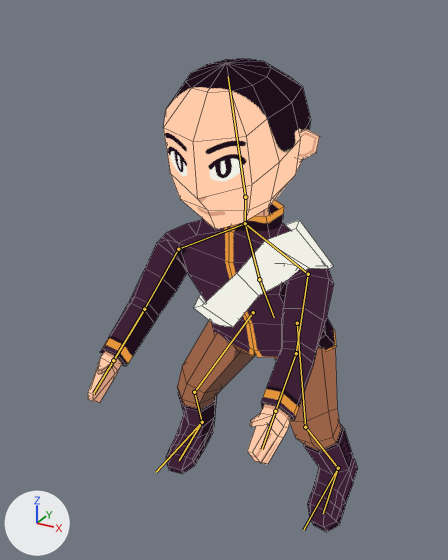
The Blender file art/player.blend as it was, and as the next commit left it.
The view is the same before and after, from a camera (50 mm lens) standing at (0.914, -1.762, 2.834) and looking at (-0.067, 0.023, 1.941). The lights are fixed; the arrows at lower left show +X, +Y and +Z. Both versions are drawn at frame 0 of the action 'ride'; the numbers are the values there. The bones that bend it are drawn over the model as lines. Mesh edges are drawn as thin lines.

The first picture shows 'player'.
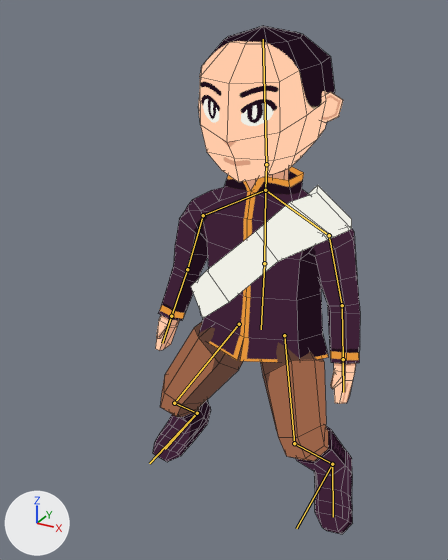
Pixel boxes [x1, y1, x2, y2] of what changed, in the pictures (448 x 560 px):
'player', posed (23% narrower, 7% taller): before [88, 58, 358, 532]; after [153, 26, 360, 534]
bone 'Bone', root to tip: before (245, 223) to (259, 279); after (265, 190) to (264, 263)
bone 'Bone.001', root to tip: before (259, 279) to (274, 317); after (264, 263) to (261, 329)
bone 'IK_lf', root to tip: before (338, 468) to (303, 530); after (332, 464) to (296, 528)
bone 'Bone.002', root to tip: before (245, 223) to (308, 274); after (265, 190) to (329, 235)
bone 'Bone.009', root to tip: before (308, 274) to (296, 353); after (329, 235) to (342, 305)
bone 'Bone.012', root to tip: before (245, 223) to (178, 249); after (265, 190) to (203, 215)
bone 'Bone.013', root to tip: before (178, 249) to (144, 309); after (203, 215) to (187, 269)
bone 'Bone.016', root to tip: before (245, 223) to (245, 197); after (265, 190) to (266, 164)
bone 'Bone.017', root to tip: before (245, 197) to (228, 76); after (266, 164) to (263, 39)
bone 'IK_rf', root to tip: before (202, 422) to (156, 472); after (197, 413) to (149, 463)

Patch to the scene script:
```diff
--- a/art/player.blend.py
+++ b/art/player.blend.py
@@ bone_bone @@
 bone_bone = bpy.data.objects['Armature'].pose.bones['Bone']
-bone_bone.location = (-0.2, -3.02, 0.0)
-bone_bone.rotation_quaternion = (0.974, 0.0, 0.0, 0.226)  # degrees (0, 0, 26)
+bone_bone.location = (-0.83, -3.33, 0.0)
+bone_bone.rotation_quaternion = (1.0, 0.0, 0.0, 0.013)  # degrees (0, 0, 1)
@@ bone_bone_001 @@
 bone_bone_001 = bpy.data.objects['Armature'].pose.bones['Bone.001']  # child of 'Bone'
-bone_bone_001.rotation_quaternion = (0.998, 0.0, 0.0, 0.065)  # degrees (0, 0, 7)
+bone_bone_001.rotation_quaternion = (0.999, 0.0, 0.0, -0.04)  # degrees (0, 0, -5)
@@ bone_ik_lf @@
 bone_ik_lf = bpy.data.objects['Armature'].pose.bones['IK_lf']
-bone_ik_lf.location = (0.76, -1.32, -3.92)
+bone_ik_lf.location = (0.76, -1.01, -4.24)
@@ bone_bone_002 @@
 bone_bone_002 = bpy.data.objects['Armature'].pose.bones['Bone.002']
-bone_bone_002.location = (0.2, -1.17, -2.78)
-bone_bone_002.rotation_quaternion = (0.998, 0.032, -0.002, 0.057)  # degrees (4, 0, 6)
+bone_bone_002.location = (0.83, -1.29, -3.07)
+bone_bone_002.rotation_quaternion = (0.999, 0.032, -0.001, 0.019)  # degrees (4, 0, 2)
@@ bone_bone_009 @@
 bone_bone_009 = bpy.data.objects['Armature'].pose.bones['Bone.009']  # child of 'Bone.002'
-bone_bone_009.rotation_quaternion = (0.771, 0.564, -0.174, 0.238)  # degrees (69, -33, 12)
+bone_bone_009.rotation_quaternion = (0.807, 0.591, 0.014, -0.02)  # degrees (72, 3, -1)
@@ bone_bone_012 @@
 bone_bone_012 = bpy.data.objects['Armature'].pose.bones['Bone.012']
-bone_bone_012.location = (-0.2, -1.13, -2.8)
-bone_bone_012.rotation_quaternion = (0.998, 0.044, 0.002, -0.053)  # degrees (5, 1, -6)
+bone_bone_012.location = (-0.83, -1.25, -3.09)
+bone_bone_012.rotation_quaternion = (0.999, 0.044, 0.001, -0.014)  # degrees (5, 0, -2)
@@ bone_bone_013 @@
 bone_bone_013 = bpy.data.objects['Armature'].pose.bones['Bone.013']  # child of 'Bone.012'
-bone_bone_013.rotation_quaternion = (0.788, 0.526, 0.177, -0.266)  # degrees (62, 34, -16)
+bone_bone_013.rotation_quaternion = (0.832, 0.555, 0.0, 0.0)  # degrees (67, 0, 0)
@@ bone_bone_016 @@
 bone_bone_016 = bpy.data.objects['Armature'].pose.bones['Bone.016']
-bone_bone_016.location = (-0.2, 3.02, 0.0)
+bone_bone_016.location = (-0.83, 3.33, 0.0)
@@ bone_bone_017 @@
 bone_bone_017 = bpy.data.objects['Armature'].pose.bones['Bone.017']  # child of 'Bone.016'
-bone_bone_017.rotation_quaternion = (0.989, 0.0, 0.0, -0.151)  # degrees (0, 0, -17)
+bone_bone_017.rotation_quaternion = (0.998, 0.0, 0.0, -0.061)  # degrees (0, 0, -7)
@@ bone_ik_rf @@
 bone_ik_rf = bpy.data.objects['Armature'].pose.bones['IK_rf']
-bone_ik_rf.location = (-0.84, -1.31, -3.91)
+bone_ik_rf.location = (-0.84, -1.15, -4.22)
```
